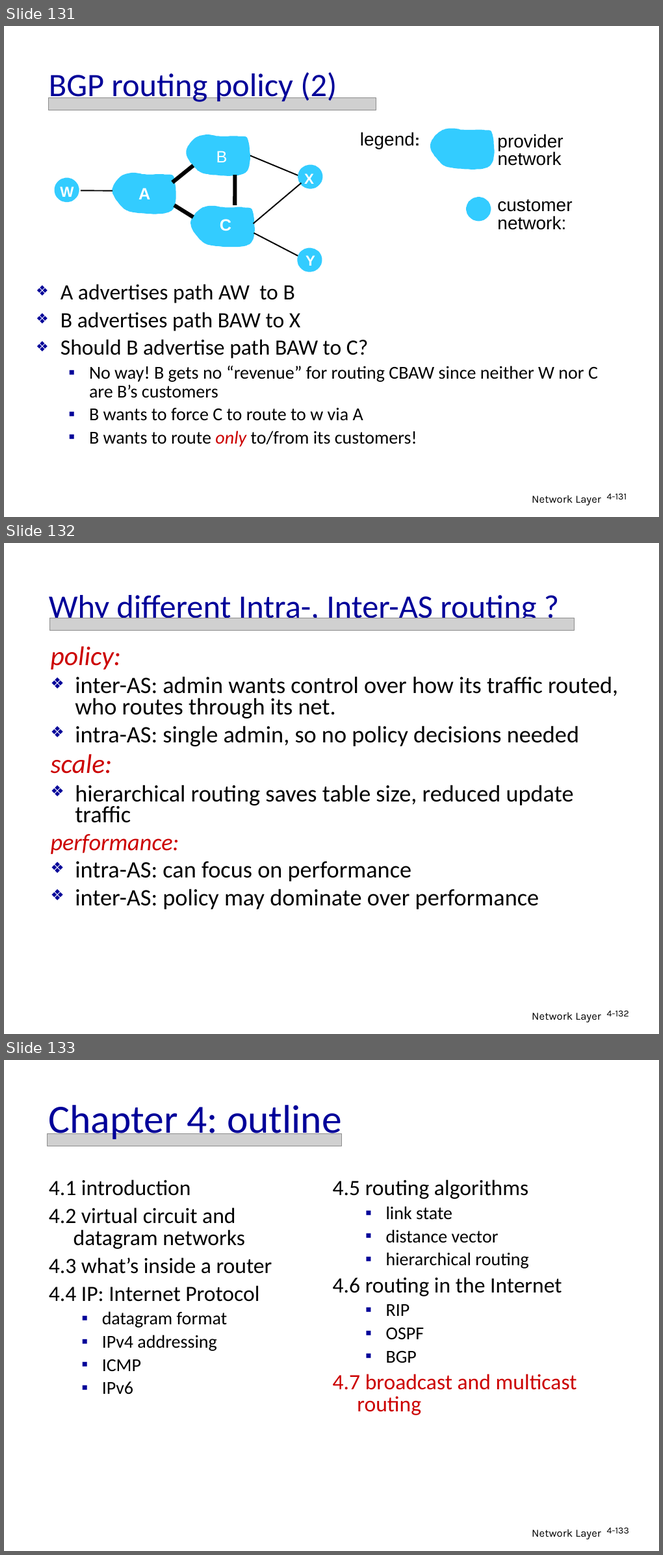
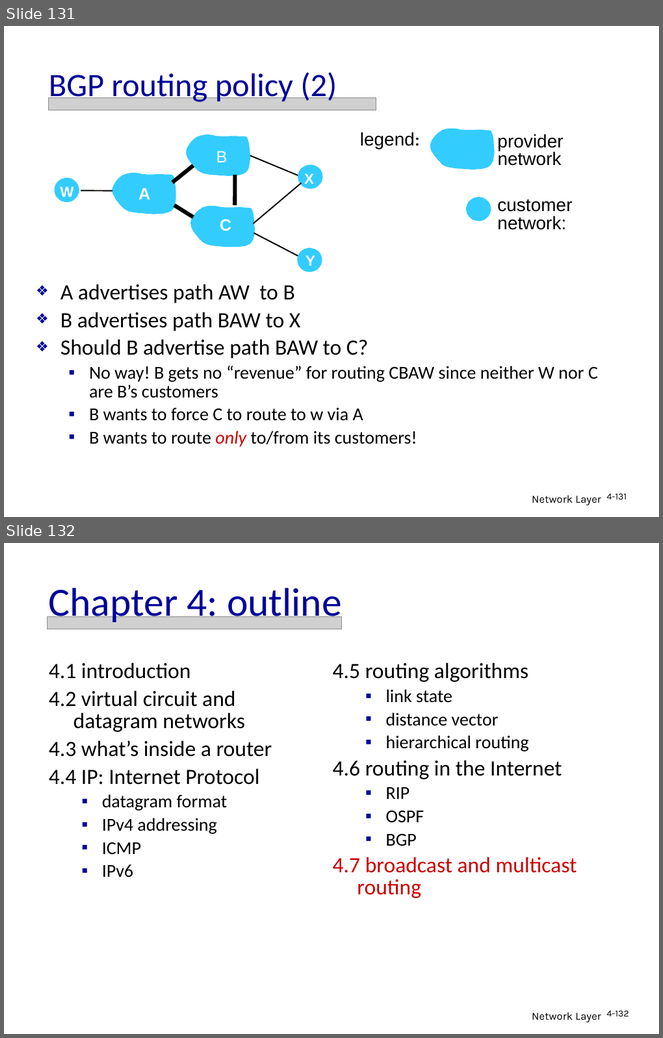
Before and after one commit to wangjin0818/Advanced-Computer-Network, a slide deck: week 07/Chapter_4_V6.2.ppt. Shown one above the other, each under a label of ours: slides 131, 132 and 133 before the commit, slides 131 and 132 after it. The pictures are 663x1555 and 663x1038 pixels, drawn with LibreOffice and Linux fonts; fonts in the diff are those of the drawing; grey boxes stand for pictures. Boxes give left, top, right and bottom in pixels: in the first picture for what was removed or moved away, otherwise in the second. Text is boxed around its words. In the diff, an @@ line names an element or a change of style, - is before the commit and + after.

```diff
--- a/week 07/Chapter_4_V6.2.ppt
+++ b/week 07/Chapter_4_V6.2.ppt
@@ slide 132 removed at bbox=[4, 543, 659, 1034], background #FFFFFF @@
@@ title removed at bbox=[49, 595, 536, 625] @@
-Why different Intra-, Inter-AS routing ?
@@ picture removed at bbox=[50, 618, 574, 631] @@
@@ text removed at bbox=[51, 646, 618, 910] @@
-policy:
-❖ inter-AS: admin wants control over how its traffic routed, who routes through its net.
-❖ intra-AS: single admin, so no policy decisions needed
-scale:
-❖ hierarchical routing saves table size, reduced update traffic
-performance:
-❖ intra-AS: can focus on performance
-❖ inter-AS: policy may dominate over performance
@@ text removed at bbox=[532, 1012, 601, 1023] @@
-Network Layer
@@ page number removed at bbox=[607, 1011, 629, 1017] @@
-4-132
@@ what was slide 133 is now slide 132 @@
@@ page number at bbox=[607, 1011, 629, 1017]: text changed @@
-4-133
+4-132
```
Also in this commit, not shown: 2 slides changed, 1 other file.
